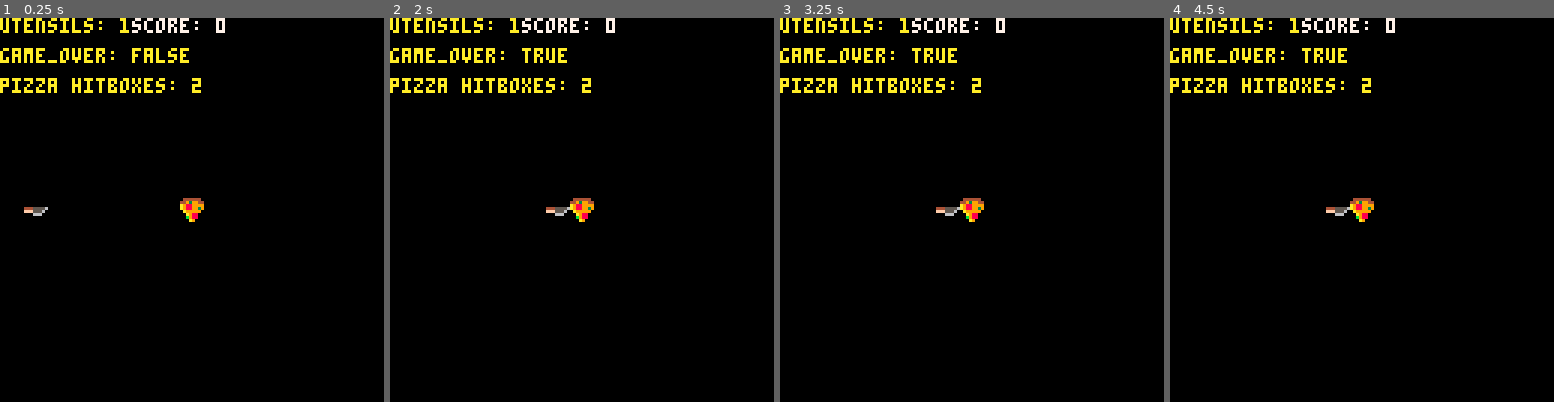
Above: before the commit, frames 1-4 (left to right).
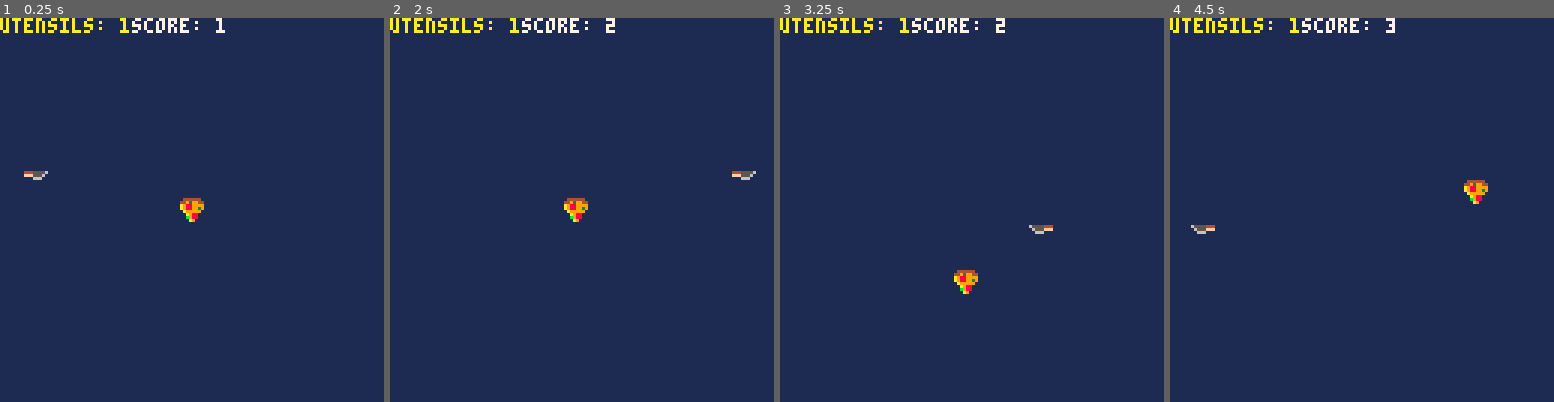
Above: after the commit, the same moments.

Repository: nickcova/Pico8Carts
Game: PICO-8 cartridge sliced/sliced.p8
The game is run twice, just before and just after one commit, with the same random seed, the same clock (stepped at 60 frames per second) and the same inputs.
Inputs:
- Up to frame 1 (0.25 s): no input
- Up to frame 2 (2 s): hold Left from 1.97 s (still down)
- Up to frame 3 (3.25 s): release Left at 2.37 s; hold Down 2.42-2.82 s; hold Right from 2.87 s (still down)
- Up to frame 4 (4.5 s): release Right at 3.53 s; hold Up 3.58-4.08 s; hold Right from 4.13 s (still down)

The runs differ from the first frame. In frame 1, 99% of the frame differs, in the area x 0-100%, y 0-100%; in frame 2, 99%; in frame 3, 99%; in frame 4, 99%.

Commit message:
Updates
.- Added a new sprite.
.- Knives now spawn from different places.

Diff:
--- a/sliced/sliced.p8
+++ b/sliced/sliced.p8
@@ -8,6 +8,13 @@
 game_over=false
 frame_count=0
 spawn_utensil=false
+spawn_wait=75 -- 2.5 segundos
+max_utensils=1
+
+up=0
+down=1
+right=2
+left=3
 
 -- setup stuff
 function _init()
@@ -18,18 +25,19 @@
 -- update logic
 function _update()
 	if not (game_over) then
- 	move_pizza()
- 	pizza_boundary_check()
- 	move_utensils()
- 	pizza_collision_chk()
- 	update_utensils()
- 	update_score()
+		move_pizza()
+		pizza_boundary_check()
+		move_utensils()
+		pizza_collision_chk()
+		update_utensils()
+		update_score()
+		update_frame_count()
 	end
 end
 
 -- update graphics on screen
 function _draw()
-	cls()
+	cls(1)
 	draw_pizza()
 	draw_utensils()
 	draw_score()
@@ -84,44 +92,95 @@
 	local knife={}
 	knife.sprite=2
 	knife.x=-8
-	knife.y=60  --flr(rnd(128))
+	knife.y=flr(rnd(120))  --60 es la mitad
 	knife.speed=2
+	knife.direction=right --first one goes right
 	knife.hitbox={x=0,y=2,w=8,h=3}
-
 	add(utensils,knife)
 end
 
 function move_utensils()
 	for ut in all(utensils) do
-		ut.x+=ut.speed
-		if (ut.x>=128) del(utensils,ut)
+		if (ut.direction==right) ut.x+=ut.speed
+		if (ut.direction==left) ut.x-=ut.speed
+		if (ut.direction==up) ut.y-=ut.speed
+		if (ut.direction==down) ut.y+=ut.speed
+
+		if (ut.x>=128 or ut.x<=-9) del(utensils,ut)
+		if (ut.y>=128 or ut.y<=-9) del(utensils,ut)
 	end
 end
 
 function update_utensils()
-	if (#utensils<20 and spawn_utensil) then
+	-- Check if I have to add a new utensil
+	if (#utensils<=max_utensils) then
+		if (frame_count>0 and frame_count%spawn_wait==0) spawn_utensil=true
+	end
+
+	if (spawn_utensil) then
+		local starting_position = getStartingPosition()
+
 		local knife={}
- 	knife.sprite=2
- 	knife.x=-8
- 	knife.y=flr(rnd(128))
- 	knife.speed=2
- 	add(utensils,knife)
-	end
+		knife.sprite=starting_position.sprite
+		knife.x=starting_position.x
+		knife.y=starting_position.y
+		knife.speed=2
+		knife.direction=starting_position.direction
+		knife.hitbox={x=0,y=2,w=8,h=3}
+		add(utensils,knife)
+
+		spawn_utensil = false
+	end
+end
+
+function getStartingPosition()
+	local position = {}
+
+	local direction = flr(rnd(4))
+
+	if (direction==up) then
+		position.sprite=3
+		position.direction=up
+		position.y=127
+		position.x=flr(rnd(120))
+	end
+
+	if (direction==down) then
+		position.sprite=3
+		position.direction=down
+		position.y=-8
+		position.x=flr(rnd(120))
+	end
+
+	if (direction==right) then
+		position.sprite=2
+		position.direction=right
+		position.y=flr(rnd(120))
+		position.x=-8
+	end
+
+	if (direction==left) then
+		position.sprite=2
+		position.direction=left
+		position.y=flr(rnd(120))
+		position.x=127
+	end
+
+	return position
 end
 
 function draw_utensils()
 	for ut in all(utensils) do
-		spr(ut.sprite,ut.x,ut.y)
+		if (ut.direction==right) spr(ut.sprite,ut.x,ut.y)
+		if (ut.direction==left) spr(ut.sprite,ut.x,ut.y,1,1,true)
+		if (ut.direction==up) spr(ut.sprite,ut.x,ut.y,1,1,false,true)
+		if (ut.direction==down) spr(ut.sprite,ut.x,ut.y)
 	end
 end
 -->8
 -- gui functions
 function update_score()
-	if (frame_count==59) then
-		score+=1
-		frame_count=0
-	end
-	if (frame_count<59) frame_count+=1
+	if (frame_count%59==0) score+=1
 end
 
 function draw_score()
@@ -130,29 +189,37 @@
 
 function debug()
 	print("utensils: "..#utensils,0,0,10)
-	print("game_over: "..tostr(game_over),0,10,10)
-	print("pizza hitboxes: "..#pizza.hitboxes,0,20,10)
+	--print("game_over: "..tostr(game_over),0,10,10)
+	--print("pizza hitboxes: "..#pizza.hitboxes,0,20,10)
 end
 -->8
 -- other functions
 function overlap_exists(player_x,player_y,player_hb,enemy_x,enemy_y,enemy_hb)
 	if (
-					player_x+player_hb.x<=enemy_x+enemy_hb.x+enemy_hb.w
-					and player_x+player_hb.x+player_hb.w>=enemy_x+enemy_hb.x
-					and player_y+player_hb.y<=enemy_y+enemy_hb.y+enemy_hb.h
-					and player_y+player_hb.y+player_hb.h>=enemy_y+enemy_hb.y+enemy_hb.h
-					) then
+		player_x+player_hb.x<=enemy_x+enemy_hb.x+enemy_hb.w
+		and player_x+player_hb.x+player_hb.w>=enemy_x+enemy_hb.x
+		and player_y+player_hb.y<=enemy_y+enemy_hb.y+enemy_hb.h
+		and player_y+player_hb.y+player_hb.h>=enemy_y+enemy_hb.y+enemy_hb.h
+	) then
 		return true
 	end
 
 	return false
 end
+
+function update_frame_count()
+	if (frame_count<32767) then
+		frame_count+=1
+	else
+		frame_count=0
+	end
+end
 __gfx__
-00000000044444400000000000000000000000000000000000000000000000000000000000000000000000000000000000000000000000000000000000000000
-00000000449399440000000000000000000000000000000000000000000000000000000000000000000000000000000000000000000000000000000000000000
-00700700a98899990000000000000000000000000000000000000000000000000000000000000000000000000000000000000000000000000000000000000000
-00077000a98899394445555600000000000000000000000000000000000000000000000000000000000000000000000000000000000000000000000000000000
-000770000a999990fff5556000000000000000000000000000000000000000000000000000000000000000000000000000000000000000000000000000000000
-0070070000a988000006660000000000000000000000000000000000000000000000000000000000000000000000000000000000000000000000000000000000
-0000000000b988000000000000000000000000000000000000000000000000000000000000000000000000000000000000000000000000000000000000000000
-00000000000a90000000000000000000000000000000000000000000000000000000000000000000000000000000000000000000000000000000000000000000
+000000000444444000000000000f4000000000000000000000000000000000000000000000000000000000000000000000000000000000000000000000000000
+000000004493994400000000000f4000000000000000000000000000000000000000000000000000000000000000000000000000000000000000000000000000
+00700700a988999900000000000f4000000000000000000000000000000000000000000000000000000000000000000000000000000000000000000000000000
+00077000a98899394445555600655000000000000000000000000000000000000000000000000000000000000000000000000000000000000000000000000000
+000770000a999990fff5556000655000000000000000000000000000000000000000000000000000000000000000000000000000000000000000000000000000
+0070070000a988000006660000655000000000000000000000000000000000000000000000000000000000000000000000000000000000000000000000000000
+0000000000b988000000000000065000000000000000000000000000000000000000000000000000000000000000000000000000000000000000000000000000
+00000000000a90000000000000006000000000000000000000000000000000000000000000000000000000000000000000000000000000000000000000000000
